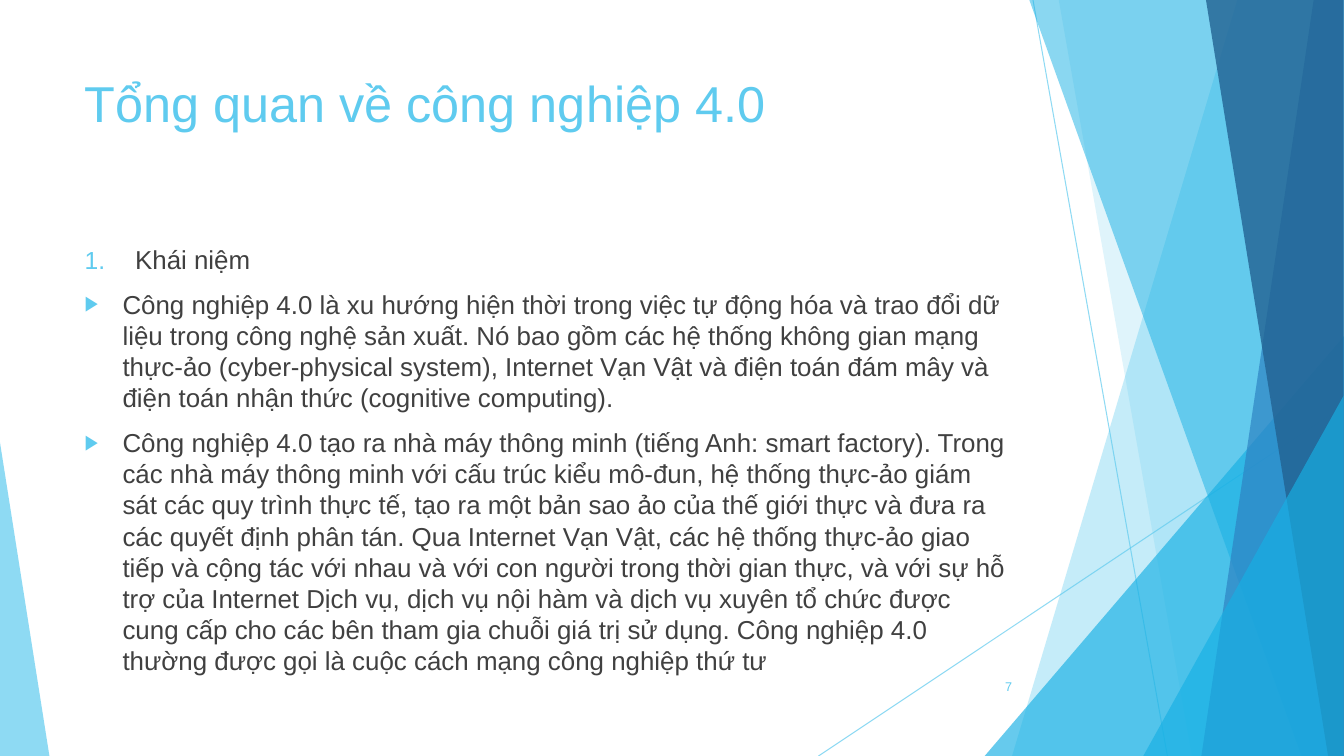
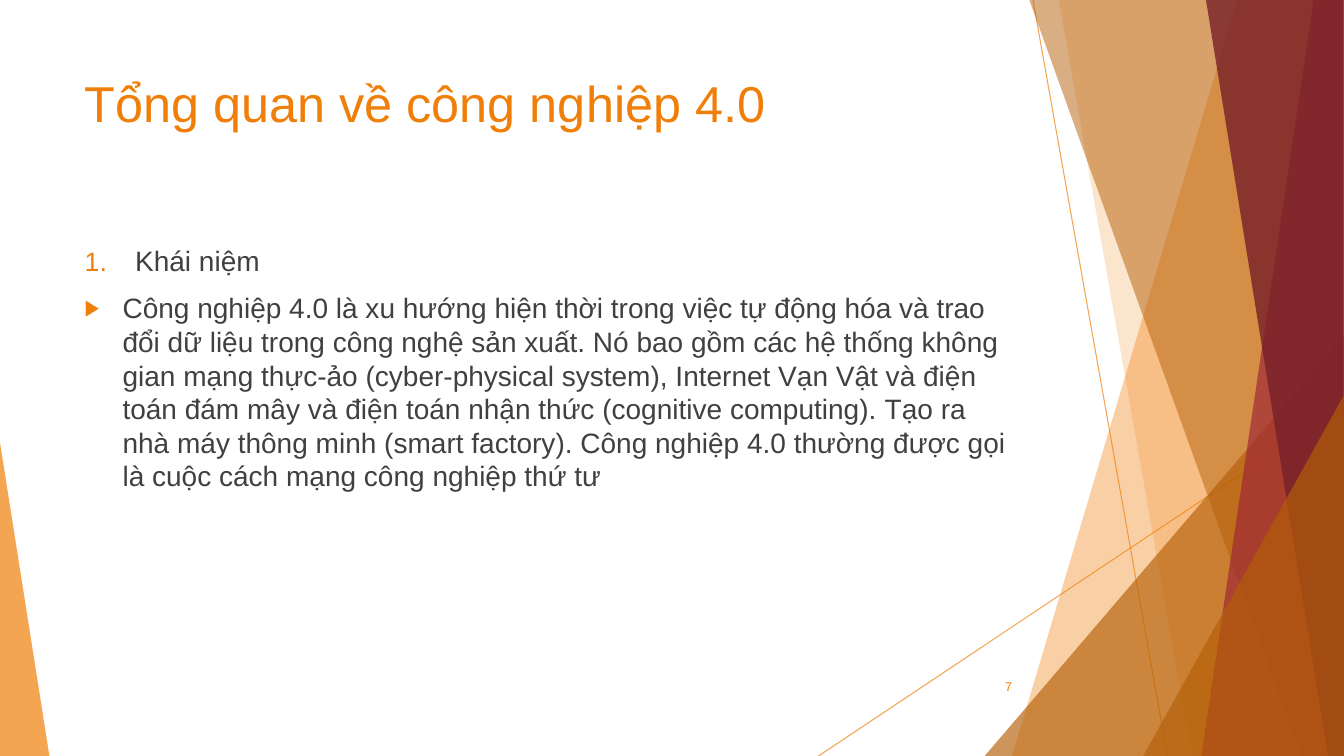
Before and after one commit to knst18ck2/KNST, a slide deck: slide 7 of Báo cáo.pptx. Drawn at 1344x756 pixels with LibreOffice and Linux fonts; fonts in the diff are those of the drawing. Boxes give left, top, right and bottom in pixels: in the first picture for what was removed or moved away, otherwise in the second. Text is boxed around its words. In the diff, an @@ line names an element or a change of style, - is before the commit and + after.

Commit message:
fix màu, font, rút gọn vài mục

```diff
--- a/Báo cáo.pptx
+++ b/Báo cáo.pptx
@@ freeform shape at (x1=1012, y1=0, x2=1344, y2=756): fill #5FCBEF at 36% opacity to #F07F09 at 36% opacity @@
@@ freeform shape at (x1=1029, y1=0, x2=1344, y2=756): fill #17B0E4 at 50% opacity to #B45F07 at 50% opacity @@
@@ line (1033, 0) - (1168, 756): stroke #5FCBEF 0.75 pt to #F07F09 0.75 pt @@
@@ freeform shape at (x1=1059, y1=0, x2=1344, y2=756): fill #5FCBEF at 20% opacity to #F07F09 at 20% opacity @@
@@ freeform shape at (x1=1202, y1=0, x2=1344, y2=756): fill #2E83C3 at 70% opacity to #9F2936 at 70% opacity @@
@@ freeform shape at (x1=1206, y1=0, x2=1344, y2=756): fill #226292 at 80% opacity to #771F28 at 80% opacity @@
@@ title "Tổng quan về công nghiệp ..." at (x1=85, y1=82, x2=766, y2=132): text colour #5FCBEF to #F07F09 @@
@@ text at (x1=135, y1=250, x2=260, y2=276): size 18.5 to 20 pt in "Khái niệm"; bullet colour #5FCBEF to #F07F09 @@
@@ text at (x1=123, y1=297, x2=1005, y2=492): text changed; size 18.5 to 20 pt @@
-▶ Công nghiệp 4.0 là xu hướng hiện thời trong việc tự động hóa và trao đổi dữ liệu trong công nghệ sản xuất. Nó bao gồm các hệ thống không gian mạng thực-ảo (cyber-physical system), Internet Vạn Vật và điện toán đám mây và điện toán nhận thức (cognitive computing).
-▶ Công nghiệp 4.0 tạo ra nhà máy thông minh (tiếng Anh: smart factory). Trong các nhà máy thông minh với cấu trúc kiểu mô-đun, hệ thống thực-ảo giám sát các quy trình thực tế, tạo ra một bản sao ảo của thế giới thực và đưa ra các quyết định phân tán. Qua Internet Vạn Vật, các hệ thống thực-ảo giao tiếp và cộng tác với nhau và với con người trong thời gian thực, và với sự hỗ trợ của Internet Dịch vụ, dịch vụ nội hàm và dịch vụ xuyên tổ chức được cung cấp cho các bên tham gia chuỗi giá trị sử dụng. Công nghiệp 4.0 thường được gọi là cuộc cách mạng công nghiệp thứ tư
+▶ Công nghiệp 4.0 là xu hướng hiện thời trong việc tự động hóa và trao đổi dữ liệu trong công nghệ sản xuất. Nó bao gồm các hệ thống không gian mạng thực-ảo (cyber-physical system), Internet Vạn Vật và điện toán đám mây và điện toán nhận thức (cognitive computing). Tạo ra nhà máy thông minh (smart factory). Công nghiệp 4.0 thường được gọi là cuộc cách mạng công nghiệp thứ tư
@@ triangle at (x1=985, y1=336, x2=1344, y2=756): fill #17B0E4 at 66% opacity to #B45F07 at 66% opacity @@
@@ line (1344, 406) - (819, 756): stroke #5FCBEF 0.75 pt to #F07F09 0.75 pt @@
@@ triangle at (x1=1143, y1=396, x2=1344, y2=756): fill #17B0E4 at 66% opacity to #B45F07 at 66% opacity @@
@@ triangle at (x1=0, y1=443, x2=49, y2=756): fill #5FCBEF at 70% opacity to #F07F09 at 70% opacity @@
@@ page number at (x1=1005, y1=682, x2=1012, y2=691): text colour #5FCBEF to #F07F09 @@
```
Also in this commit, not shown: 11 other slides changed, 3 slides removed.
